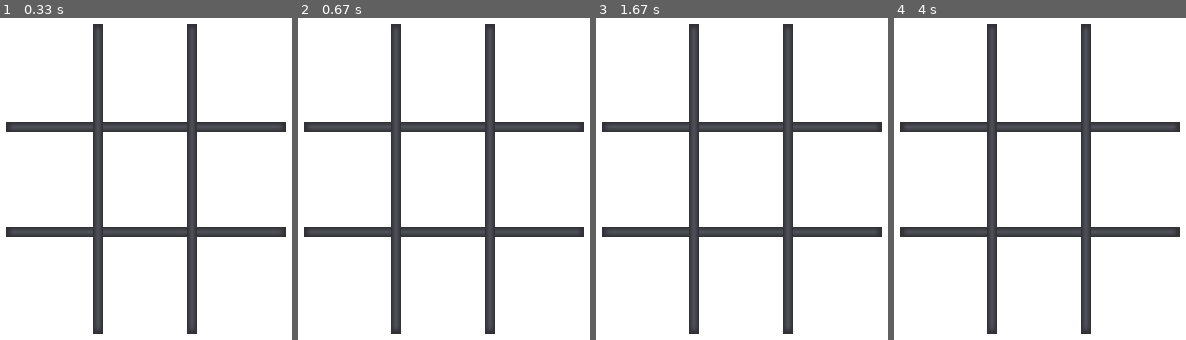
Above: before the commit, frames 1-4 (left to right).
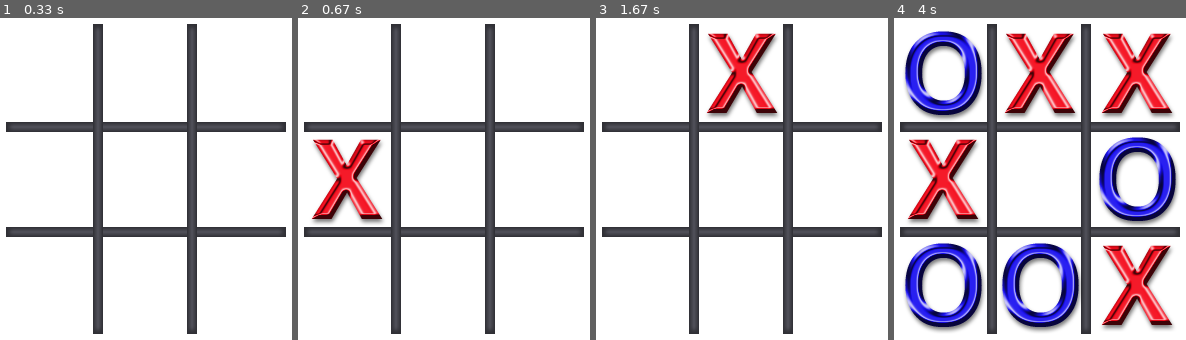
Above: after the commit, the same moments.

Repository: Rosebotics/catapult2019
Game: pygame game, started from learningPygame/Henry/05-TicTacToe/TicTacToe.py
The game is run twice, just before and just after one commit, with the same random seed, the same clock (stepped at 60 frames per second) and the same inputs.
Inputs (mouse positions are in pixels of both pictures, inside the frame that each line leads up to):
- Up to frame 1 (0.33 s): no input
- Up to frame 2 (0.67 s): press the mouse at (446, 201) at 0.37 s; move the mouse to (400, 188) at 0.47 s; release the mouse at (350, 175) at 0.6 s
- Up to frame 3 (1.67 s): press the mouse at (744, 201) at 0.7 s; move the mouse to (812, 256) at 0.8 s; release the mouse at (882, 314) at 0.93 s; tap Space at 1 s; press the mouse at (744, 201) at 1.37 s; move the mouse to (736, 153) at 1.47 s; release the mouse at (730, 104) at 1.6 s
- Up to frame 4 (4 s): press the mouse at (1042, 201) at 1.7 s; move the mouse to (1077, 172) at 1.8 s; release the mouse at (1115, 143) at 1.93 s; click (1171, 278) at 2.05 s; press the mouse at (1171, 278) at 2.37 s; move the mouse to (1048, 185) at 2.47 s; release the mouse at (929, 95) at 2.6 s; press the mouse at (1171, 278) at 2.7 s; move the mouse to (1051, 246) at 2.8 s; release the mouse at (931, 217) at 2.93 s; click (981, 288) at 3.05 s; click (1118, 121) at 3.38 s; press the mouse at (1118, 121) at 3.7 s; move the mouse to (1089, 201) at 3.8 s; release the mouse at (1060, 285) at 3.93 s

Frame 1 is identical in both runs. In frame 2, 3.8% of the frame differs, in the area x 4-30%, y 37-64%; in frame 3, 3.8%; in frame 4, 33%, in the area x 3-98%, y 4-98%.

Commit message:
Ball, rain, tick tack toe are done. Working on space invaders.

Diff:
--- a/learningPygame/Henry/04-BouncingBall/Ball.py
+++ b/learningPygame/Henry/04-BouncingBall/Ball.py
@@ -6,7 +6,8 @@
         self.screen = screen
         self.x = int(x)
         self.y = int(y)
-        self.speed = speed
+        self.Xspeed = speed
+        self.Yspeed = speed
         self.color = color
         self.radius = radius
 
@@ -15,16 +16,17 @@
     def draw(self):
         pygame.draw.circle(self.screen, self.color, (self.x, self.y), self.radius)
     def move(self):
-        # Make sure angle is positive, then make sure it's within 360
-        # if self.x > self.screen.get_width() or self.y > self.screen.get_height() or self.y < 0:
-        #     self.angle = 180 - self.angle
-        key = pygame.key.get_pressed()
-        if key[pygame.K_UP]:
-            self.angle += 1
-            self.x = int(self.screen.get_width()/2)
-            self.y = (self.screen.get_height()/2)
-        self.angle = abs(self.angle)
-        if self.angle > 360:
-            self.angle -= 360
-        self.x += int(math.sin((self.angle / 360) * math.pi) * self.speed)
-        self.y += int(math.cos((self.angle / 360) * math.pi) * self.speed)
+        if self.x > self.screen.get_width():
+            self.Xspeed *= -1
+        if self.x < 0:
+            self.Xspeed = abs(self.Xspeed)
+        if self.y > self.screen.get_height():
+            self.Yspeed *= -1
+        if self.y < 0:
+            self.Yspeed = abs(self.Yspeed)
+
+        self.x += self.Xspeed
+        self.y += self.Yspeed
+    def spawn(self, number):
+        for i in range(number):
+            newBall = Ball(self.screen, random.randint(0, self.screen.get_width()), random.randint(0, self.screen.get_height()), 5, (random.int(0, 255), (random.int(0, 255), (random.int(0, 255)), 15)))
--- a/learningPygame/Henry/04-BouncingBall/BouncingBall.py
+++ b/learningPygame/Henry/04-BouncingBall/BouncingBall.py
@@ -3,12 +3,11 @@
 
 def main():
     pygame.init()
-    screen = pygame.display.set_mode((300, 300))
+    screen = pygame.display.set_mode((600, 600))
     pygame.display.set_caption('Bouncing Ball')
     screen.fill(pygame.Color('gray'))
     clock = pygame.time.Clock()
-    ball = Ball(screen, 150, 150, 5, (0, 0, 0), 15)
-    # TODO: Create an instance of the Ball class
+    ball = Ball(screen, random.randint(0, screen.get_width()), random.randint(0, screen.get_height()), 5, (0, 0, 0), 15)
 
     while True:
         for event in pygame.event.get():
@@ -19,6 +18,7 @@
         screen.fill(pygame.Color('gray'))
         ball.move()
         ball.draw()
+        ball.spawn(2)
         # TODO: Move the ball
         # TODO: Draw the ball
 
--- a/learningPygame/Henry/05-TicTacToe/TicTacToe.py
+++ b/learningPygame/Henry/05-TicTacToe/TicTacToe.py
@@ -46,6 +46,7 @@
         self.check_for_game_over()
 
     def check_for_game_over(self):
+        pygame.mixer.music.load("win.mp3")
         lines = []
         lines.append(self.board[0][0] + self.board[0][1] + self.board[0][2])
         lines.append(self.board[1][0] + self.board[1][1] + self.board[1][2])
@@ -56,13 +57,31 @@
         lines.append(self.board[0][0] + self.board[1][1] + self.board[2][2])
         lines.append(self.board[0][2] + self.board[1][1] + self.board[2][0])
 
+        for line in lines:
+            if line == "XXX":
+                self.game_is_over = True
+                pygame.display.set_caption("X is winner!")
+                pygame.mixer.music.play()
+            if line == "OOO":
+                self.game_is_over = True
+                pygame.display.set_caption("O is winner")
+                pygame.mixer.music.play()
         # TODO: Use the lines list to determine if there is a winner.
         # TODO: If there is a winner, update the title text, play a sound, and set game_is_over to True.
 
 
 def draw_board(screen, game):
-    """ Draw the board based on the marked store in the board configuration array """
-    # TODO: Loop over the game.board to place X and O images on the screen as appropriate.
+    for row in range(3):
+        for col in range(3):
+            current_mark = game.board[row][col]
+            if current_mark == "X":
+                xImage = pygame.image.load("x_mark.png")
+                screen.blit(xImage, get_xy_position(row, col))
+            if current_mark == "O":
+                oImage = pygame.image.load("o_mark.png")
+                screen.blit(oImage, get_xy_position(row, col))
+
+
 
 
 def main():
@@ -70,20 +89,23 @@
     pygame.mixer.music.load("win.mp3")
     screen = pygame.display.set_mode((380, 400))
     pygame.display.set_caption("X's Turn")
+
     board_surface = pygame.image.load("board.png")
-    # TODO: Create an instance of the Game class
-
+    game = Game()
     while True:
         for event in pygame.event.get():
             if event.type == pygame.QUIT:
                 sys.exit()
-            # TODO: When a MOUSEBUTTONUP event occurs take a game turn
-            # TODO: When the K_SPACE key is pressed create a new game instance and update the text.
-
+            key = pygame.key.get_pressed()
+            if event.type == pygame.MOUSEBUTTONUP:
+                game.take_turn()
+            if key[pygame.K_SPACE]:
+                game = Game()
+                pygame.display.set_caption("X's Turn")
         screen.fill(pygame.Color("white"))
         screen.blit(board_surface, get_xy_position(0, 0))
 
-        # TODO: Call draw_board
+        draw_board(screen, game)
 
         pygame.display.update()
 
--- a/learningPygame/Henry/06-SpaceInvaders/space_invaders.py
+++ b/learningPygame/Henry/06-SpaceInvaders/space_invaders.py
@@ -4,35 +4,34 @@
 
 class Missile:
     def __init__(self, screen, x):
-        # Store the data.  Initialize:   y to 591   and   exploded to False.
-        pass
+        self.screen = screen
+        self.x = x
+        self.y = 591
+        self.exploded = False
 
     def move(self):
-        # Make self.y 5 smaller than it was (which will cause the Missile to move UP).
-        pass
+        self.y -= 5
 
     def draw(self):
-        # Draw a vertical, 4 pixels thick, 8 pixels long, red (or green) line on the screen,
-        # where the line starts at the current position of this Missile.
-        pass
+        pygame.draw.line(self.screen, (0, 255, 0) ,(self.x, self.y), (self.x, self.y - 8), 4)
 
 
 class Fighter:
     def __init__(self, screen, x, y):
-        # Store the data.
-        # Set   self.missiles   to the empty list.
-        # Load the file  "fighter.png"  as the image
-        # Set the colorkey to white (it has a white background that needs removed)
-        pass
+        self.screen = screen
+        self.x = x
+        self.y = y
+        self.missiles = []
+        self.image = pygame.image.load("fighter.png")
+        self.image.set_colorkey((255, 255, 255))
+
 
     def draw(self):
-        # Draw this Fighter, using its image at its current (x, y) position.
-        pass
+        self.screen.blit(self.image, (self.x, self.y))
 
     def fire(self):
-        # Construct a new Missile 50 pixels to the right of this Fighter.
-        # Append that Missile to this Fighter's list of Missile objects.
-        pass
+        new_missile = Missile(self.screen, self.x + 50)
+        self.missiles.append(new_missile)
 
     def remove_exploded_missiles(self):
         # Already complete
@@ -43,19 +42,29 @@
 
 class Badguy:
     def __init__(self, screen, x, y):
-        # Store the data.
-        # Set   dead to False   and   original_x to x   and move_right to True.
-        # Load the file  "badguy.png"  as the image. and set its colorkey to black.
-        pass
+        self.screen = screen
+        self.x = x
+        self.y = y
+        self.dead = False
+        self.originalX = x
+        self.move_right = True
+        self.image = pygame.image.load("badguy.png")
+        self.image.set_colorkey((0,0,0))
+    def move(self):
+        if self.move_right:
+            if self.x > self.originalX + 100:
+                move_right = False
+            else:
+                self.x += 2
+        else:
+            if self.x < self.originalX - 100:
+                move_right = True
+            else:
+                self.x -= 2
 
-    def move(self):
-        # Move 2 units in the current direction.
-        # Switch direction if this Badguy's position is more than 100 pixels from its original position.
-        pass
 
     def draw(self):
-        # Draw this Badguy, using its image at its current (x, y) position.
-        pass
+        self.screen.blit(self.image, (self.x, self.y))
 
     def hit_by(self, missile):
         # Return True if a 70x45 rectangle at this Badguy's current position
@@ -99,8 +108,8 @@
 
     # TODO 9: Set    enemy_rows    to an initial value of 3.
     # TODO 10: Create an EnemyFleet object (called enemy) with the screen and enemy_rows
-    # TODO 1: Create a Fighter (called fighter) at location  320, 590
-
+    fighter = Fighter(screen, 320, 590)
+    missile = Missile(screen, fighter.x)
     while True:
         clock.tick(60)
         for event in pygame.event.get():
@@ -108,12 +117,19 @@
             # TODO 5: If the event type is KEYDOWN and pressed_keys[K_SPACE] is True, then fire a missile
             if event.type == QUIT:
                 sys.exit()
+            if event.type == KEYDOWN and pressed_keys[K_SPACE]:
+                fighter.fire()
 
         screen.fill((0, 0, 0))
         pressed_keys = pygame.key.get_pressed()
-        # TODO 3: If K_LEFT is pressed and fighter.x is greater than -50 move the fighter left 5
-        # TODO 4: If K_RIGHT is pressed and fighter.x is less than 590 move the fighter right 5
-        # TODO 2: Draw the fighter
+        if pressed_keys[pygame.K_LEFT] and fighter.x > -50:
+            fighter.x -= 5
+        if pressed_keys[pygame.K_RIGHT] and fighter.x < screen.get_width() - 50:
+            fighter.x += 5
+        fighter.draw()
+        for missile in fighter.missiles:
+            missile.move()
+            missile.draw()
 
         # TODO 11: Move the enemy
         # TODO 12: Draw the enemy
Not shown, changed: learningPygame/Henry/note
